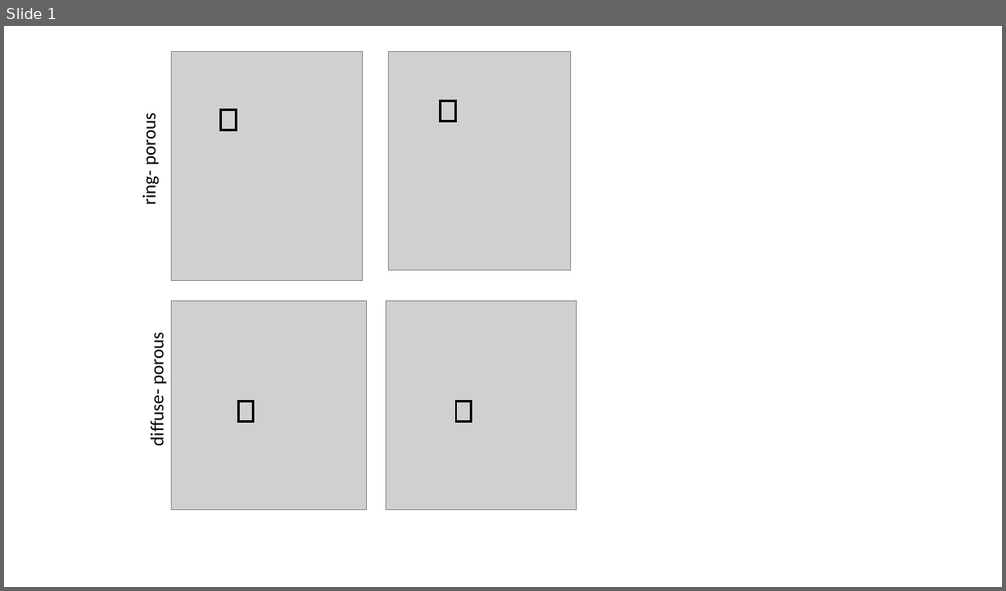
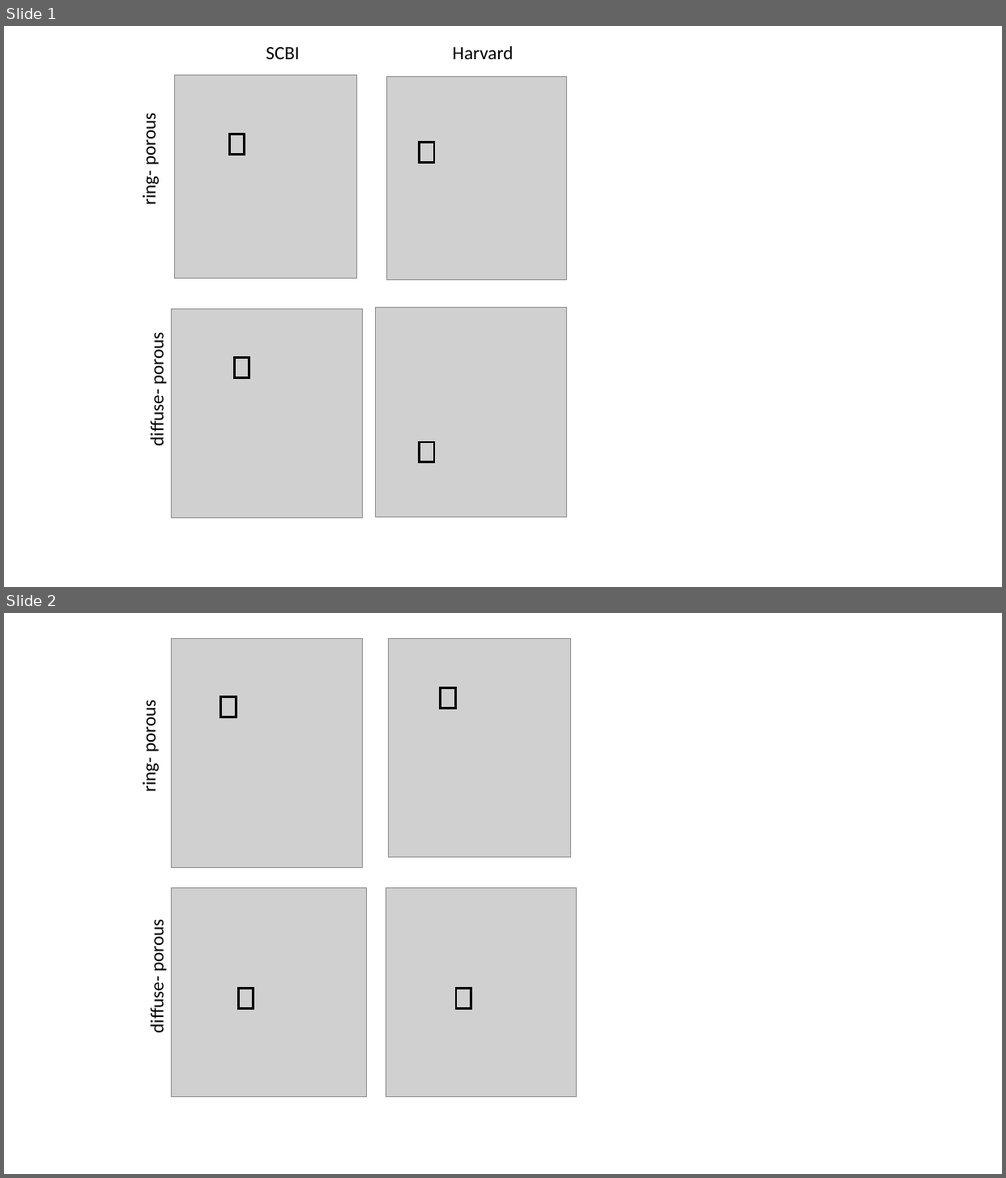
Before and after one commit to EcoClimLab/growth_phenology, a slide deck: doc/manuscript/tables_figures/figure_sketch.pptx. Shown one above the other, each under a label of ours: slide 1 before the commit, slides 1 and 2 after it. The pictures are 1006x591 and 1006x1178 pixels, drawn with LibreOffice and Linux fonts; fonts in the diff are those of the drawing; grey boxes stand for pictures. Boxes give left, top, right and bottom in pixels: in the first picture for what was removed or moved away, otherwise in the second. Text is boxed around its words. In the diff, an @@ line names an element or a change of style, - is before the commit and + after.

```diff
--- a/doc/manuscript/tables_figures/figure_sketch.pptx
+++ b/doc/manuscript/tables_figures/figure_sketch.pptx
@@ slide 1 added at (4,26,1002,587), background #FFFFFF @@
@@ text added at (266,47,299,59), 18 pt, text #000000 @@
+SCBI
@@ text added at (453,46,513,59), 18 pt, text #000000 @@
+Harvard
@@ picture added at (174,75,356,279) @@
@@ picture added at (386,77,567,280) @@
@@ text added at (138,118,160,204), 18 pt, text #000000 @@
+ring- porous
@@ rectangle added at (229,134,245,154), outline #000000 2.25 pt @@
@@ rectangle added at (420,142,434,162), outline #000000 2.25 pt @@
@@ picture added at (171,309,362,518) @@
@@ picture added at (376,308,567,517) @@
@@ text added at (146,337,168,446), 18 pt, text #000000 @@
+diffuse- porous
@@ rectangle added at (235,357,249,378), outline #000000 2.25 pt @@
@@ rectangle added at (420,442,434,463), outline #000000 2.25 pt @@
@@ what was slide 1 is now slide 2 @@
```
Also in this commit, not shown: 4 other files.
